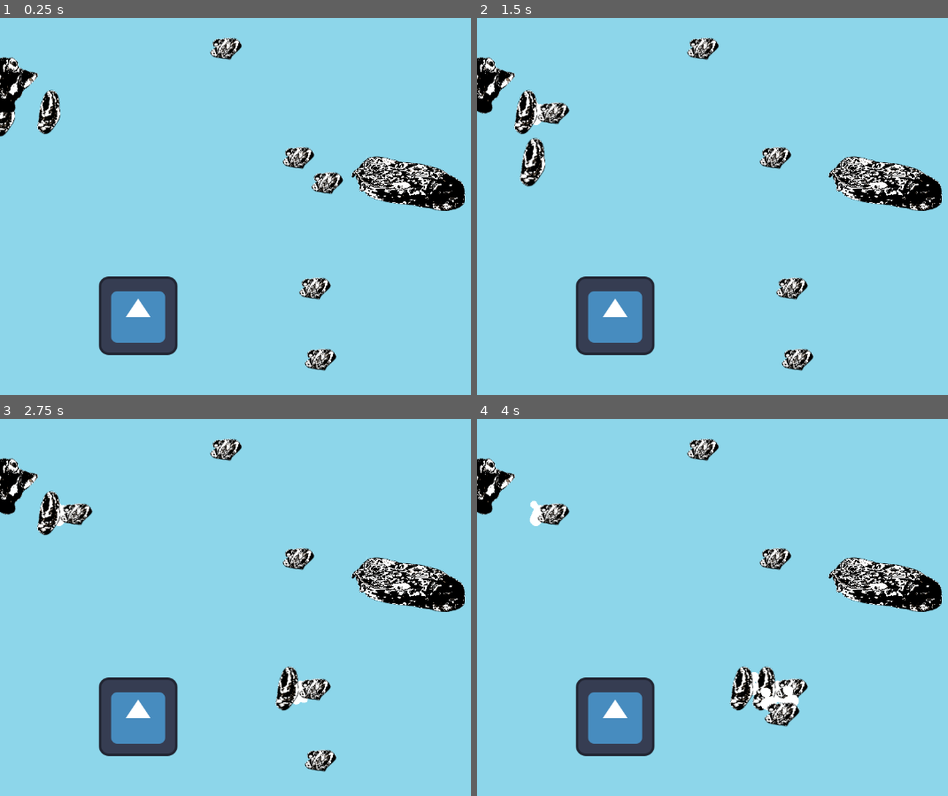
Above: before the commit, frames 1-4 (two rows, left to right).
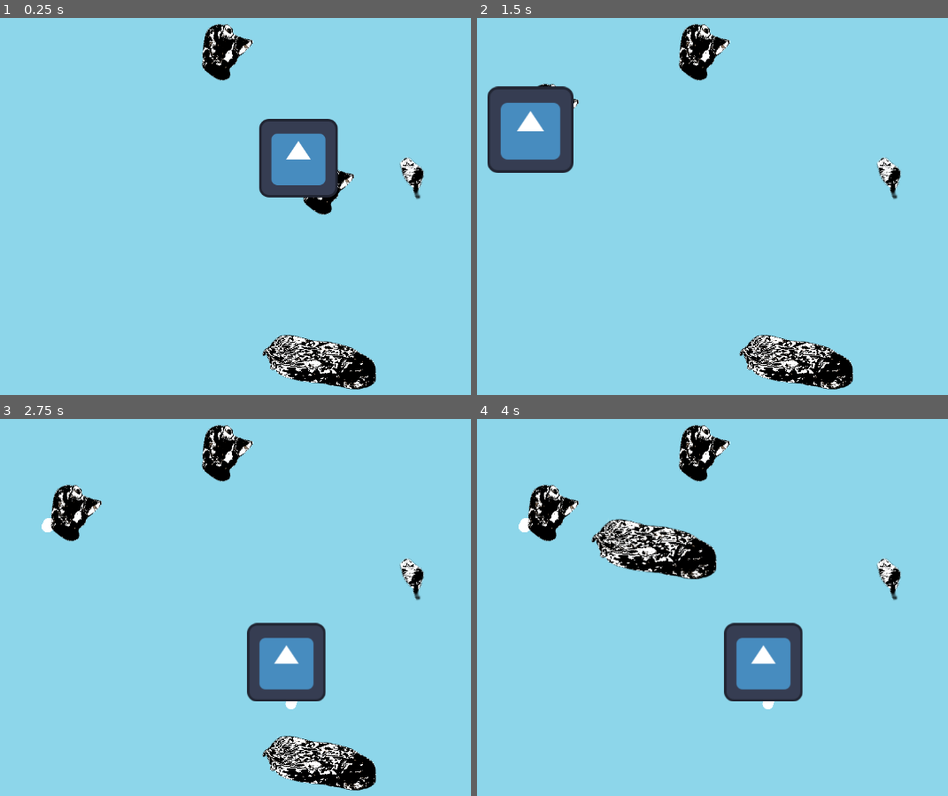
Above: after the commit, the same moments.

Repository: MxAshUp/ssjams23-godot
Game: Godot game, scene res://editor.tscn
Same seed, same stepped clock (60 frames per second), same inputs: the game is played once before the commit and once after it. The project has no main scene, so this scene is started directly. The engine's default icon, where the game draws it, is replaced by a stand-in: a white triangle on a blue panel in a dark square.
Inputs (mouse positions are in pixels of both pictures, inside the frame that each line leads up to):
- Up to frame 1 (0.25 s): no input
- Up to frame 2 (1.5 s): tap Enter at 0.5 s; drag from (801, 183) to (477, 112) at 0.52 s; drag from (477, 112) to (792, 289) at 1.27 s
- Up to frame 3 (2.75 s): tap Left (rotate_ccw) at 2.1 s; click (315, 690) at 2.17 s
- Up to frame 4 (4 s): tap Space at 2.75 s; drag from (524, 509) to (792, 690) at 2.77 s; drag from (797, 762) to (703, 449) at 3.52 s

The runs differ from the first frame. In frame 1, 15% of the frame differs, in the area x 0-99%, y 1-99%; in frame 2, 15%; in frame 3, 15%; in frame 4, 16%, in the area x 0-99%, y 1-90%.

Commit message:
new junk!

Diff:
--- a/all_junk.tscn
+++ b/all_junk.tscn
@@ -1,8 +1,10 @@
-[gd_scene load_steps=4 format=3 uid="uid://40b620mv4mcu"]
+[gd_scene load_steps=6 format=3 uid="uid://40b620mv4mcu"]
 
 [ext_resource type="Texture2D" uid="uid://cmumrd5pwhd6g" path="res://icon.svg" id="1_jlgyq"]
 [ext_resource type="Script" path="res://all_junk.gd" id="1_w4rqf"]
 [ext_resource type="Texture2D" uid="uid://c23t6f70hjojw" path="res://weird-wprites.png" id="2_a6e26"]
+[ext_resource type="Texture2D" uid="uid://dtuio8gne8akh" path="res://led.png" id="4_toa6f"]
+[ext_resource type="Texture2D" uid="uid://cqrcc4ke28tx0" path="res://DSC00476-removebg-preview.png" id="5_vfho0"]
 
 [node name="all_junk" type="Node2D"]
 script = ExtResource("1_w4rqf")
@@ -50,3 +52,115 @@
 
 [node name="CollisionPolygon2D" type="CollisionPolygon2D" parent="Weird-wprites4"]
 polygon = PackedVector2Array(6, 51, 10, 27, 48, -13, 15, -23, 4, -41, -19, -39, -38, -22, -38, 4, -42, 27, -21, 45)
+
+[node name="Led" type="Sprite2D" parent="."]
+position = Vector2(487, 505)
+texture = ExtResource("4_toa6f")
+region_enabled = true
+region_rect = Rect2(268, 74, 50, 105)
+
+[node name="CollisionPolygon2D" type="CollisionPolygon2D" parent="Led"]
+polygon = PackedVector2Array(2, -48, 13, -37, 7, -29, 11, 13, 3, 11, 3, 39, -2, 40, -3, 16, -11, 10, -12, -28, -16, -35)
+
+[node name="Led2" type="Sprite2D" parent="."]
+position = Vector2(671, 336)
+texture = ExtResource("4_toa6f")
+region_enabled = true
+region_rect = Rect2(144, 67, 108, 96)
+
+[node name="CollisionPolygon2D" type="CollisionPolygon2D" parent="Led2"]
+polygon = PackedVector2Array(39, 38, 51, -9, 29, -33, -6, -43, -30, -11, -45, 4, -41, 34)
+
+[node name="Led3" type="Sprite2D" parent="."]
+position = Vector2(846, 427)
+texture = ExtResource("4_toa6f")
+region_enabled = true
+region_rect = Rect2(42.5, 64.9, 100.1, 135.3)
+
+[node name="CollisionPolygon2D" type="CollisionPolygon2D" parent="Led3"]
+polygon = PackedVector2Array(-21, 63, 28, 62, 40, 51, 1, 47, 4, 27, 4, 9, 4, -29, 1, -56, -8, -58, -15, -53, -18, -42, -17, 3, -12, 27, -24, 49)
+
+[node name="Led4" type="Sprite2D" parent="."]
+position = Vector2(654, 97)
+texture = ExtResource("4_toa6f")
+region_enabled = true
+region_rect = Rect2(338.59, 42.483, 129.47, 140.36)
+
+[node name="CollisionPolygon2D" type="CollisionPolygon2D" parent="Led4"]
+polygon = PackedVector2Array(-16, 1, -23, 1, -50, -49, -42, -67, -30, -62, -13, -25, -6, -38, 6, -38, 4, -32, 24, -33, 24, -30, 31, -31, 36, -27, 38, -25, 44, -24, 49, -19, 49, -16, 44, -11, 40, -10, 39, -12, 19, 6, 14, 12, 14, 20, 10, 34, 10, 37, 12, 40, 11, 46, 2, 52, -9, 53, -10, 45, -14, 52, -29, 55, -42, 56, -45, 53, -45, 48, -40, 43, -32, 40, -28, 30, -27, 17, -21, 4, -17, 4)
+
+[node name="Led5" type="Sprite2D" parent="."]
+position = Vector2(513, 212)
+texture = ExtResource("4_toa6f")
+region_enabled = true
+region_rect = Rect2(61.9126, 221.587, 106.879, 144.946)
+
+[node name="CollisionPolygon2D" type="CollisionPolygon2D" parent="Led5"]
+position = Vector2(5, 0)
+polygon = PackedVector2Array(-29, -19, -34, -56, -33, -59, -27, -57, -20, -58, -11, -64, -8, -64, -1, -70, 4, -65, 4, -62, 9, -58, 11, -38, 8, -33, 11, -29, 12, -21, 11, -14, 12, -10, 10, -4, 15, 0, 14, -9, 16, -21, 23, -27, 26, -27, 30, -19, 29, -2, 26, 1, 25, 11, 20, 14, 20, 25, 21, 39, 21, 50, 23, 62, 16, 65, 12, 70, 10, 72, -3, 69, -4, 62, -16, 58, -28, 57, -32, 36, -28, 22, -26, 2, -41, -7, -46, -13, -52, -15, -52, -19, -41, -20, -31, -16)
+
+[node name="Led6" type="Sprite2D" parent="."]
+position = Vector2(887, 258)
+texture = ExtResource("4_toa6f")
+region_enabled = true
+region_rect = Rect2(221.38, 203.369, 172.764, 165.443)
+
+[node name="CollisionPolygon2D" type="CollisionPolygon2D" parent="Led6"]
+polygon = PackedVector2Array(-2, -78, 16, -78, 32, -71, 46, -56, 58, -35, 60, -19, 67, -2, 75, -2, 76, 6, 83, 18, 86, 25, 86, 58, 79, 61, 69, 71, 60, 73, 51, 71, 38, 62, 26, 46, 22, 32, 20, 20, 28, -8, 25, -16, 27, -22, 36, -19, 41, -20, 27, -41, 1, -47, -19, -35, -33, -25, -41, -11, -23, -25, -12, -25, -5, -15, -6, -9, -16, 8, -12, 47, -6, 63, -10, 73, -27, 82, -36, 81, -67, 50, -77, 23, -60, -39, -28, -65, -21, -68)
+
+[node name="Led7" type="Sprite2D" parent="."]
+position = Vector2(290, 313)
+texture = ExtResource("4_toa6f")
+region_enabled = true
+region_rect = Rect2(39.5564, 372.207, 141.725, 185.209)
+
+[node name="CollisionPolygon2D" type="CollisionPolygon2D" parent="Led7"]
+polygon = PackedVector2Array(14, -25, -5, -44, -18, -40, -26, -33, -28, -12, -23, -6, -27, -8, -32, -3, -36, 9, -40, 34, -43, 57, -43, 70, -39, 75, -31, 77, -5, 78, 10, 75, 19, 72, 24, 62, 27, 52, 21, 19, 20, -2, 27, -4, 33, -8, 45, -21, 57, -38, 56, -43, 50, -43, 44, -40, 38, -38, 38, -54, 33, -64, 20, -71, 9, -68, 6, -60, 7, -53, 13, -50, 15, -52, 16, -56, 19, -56, 22, -52)
+
+[node name="Led8" type="Sprite2D" parent="."]
+position = Vector2(635, 491)
+texture = ExtResource("4_toa6f")
+region_enabled = true
+region_rect = Rect2(218.013, 401.462, 112.736, 119.178)
+
+[node name="CollisionPolygon2D" type="CollisionPolygon2D" parent="Led8"]
+position = Vector2(-62.1563, 340.031)
+scale = Vector2(8.3125, 6.8125)
+polygon = PackedVector2Array(1.82331, -50.2064, 2.54511, -52.555, 3.02631, -52.9954, 2.90601, -53.289, 3.62782, -54.0229, 4.46992, -54.7569, 4.95113, -55.9312, 5.43233, -56.2248, 5.91354, -55.6376, 5.79324, -55.0505, 5.91354, -55.6376, 5.79324, -55.1973, 6.39474, -54.9037, 6.75564, -54.3165, 8.07895, -54.1697, 8.92105, -53.7294, 9.52255, -55.0505, 11.3271, -56.2248, 12.6504, -56.078, 13.1316, -54.9037, 13.1316, -52.555, 12.891, -51.5275, 12.2895, -50.9404, 11.5677, -50.6468, 11.5677, -48.7385, 11.0865, -45.9495, 10.0038, -43.7477, 8.80075, -42.2798, 7.59775, -41.3991, 5.79324, -41.5459, 4.22932, -42.133, 2.54511, -43.6009, 1.70301, -45.5092, 1.5827, -47.711)
+
+[node name="Dsc00476-removebg-preview" type="Sprite2D" parent="."]
+position = Vector2(350, 487)
+texture = ExtResource("5_vfho0")
+region_enabled = true
+region_rect = Rect2(370.042, 52.217, 141.725, 125.62)
+
+[node name="CollisionPolygon2D" type="CollisionPolygon2D" parent="Dsc00476-removebg-preview"]
+position = Vector2(0, -2)
+polygon = PackedVector2Array(48, 57, 50, 39, 43, 23, 34, 27, 24, 29, -15, 5, -22, 9, -28, -1, -25, -8, -54, -14, -56, -26, -25, -14, -14, -30, -40, -48, -40, -52, -8, -38, 4, -42, 14, -33, 10, -27, 33, -6, 46, -3, 43, 7, 59, 40, 58, 57)
+
+[node name="Dsc00476-removebg-preview2" type="Sprite2D" parent="."]
+position = Vector2(842, 80)
+texture = ExtResource("5_vfho0")
+region_enabled = true
+region_rect = Rect2(176.781, 13.5648, 143.335, 152.998)
+
+[node name="CollisionPolygon2D" type="CollisionPolygon2D" parent="Dsc00476-removebg-preview2"]
+polygon = PackedVector2Array(27, 56, 41, 63, 54, 55, 71, -39, 2, -69, -18, -64, -55, -38, -61, 17, -40, 54, -7, 72, 12, 74)
+
+[node name="Dsc00476-removebg-preview3" type="Sprite2D" parent="."]
+position = Vector2(938, 452)
+texture = ExtResource("5_vfho0")
+region_enabled = true
+region_rect = Rect2(381.316, 218.1, 86.9675, 141.725)
+
+[node name="CollisionPolygon2D" type="CollisionPolygon2D" parent="Dsc00476-removebg-preview3"]
+polygon = PackedVector2Array(-15, -32, -2, -39, 23, -13, 17, 24, 9, 27)
+
+[node name="Dsc00476-removebg-preview4" type="Sprite2D" parent="."]
+position = Vector2(202, 510)
+texture = ExtResource("5_vfho0")
+region_enabled = true
+region_rect = Rect2(200.938, 213.268, 119.178, 95.0201)
+
+[node name="CollisionPolygon2D" type="CollisionPolygon2D" parent="Dsc00476-removebg-preview4"]
+polygon = PackedVector2Array(-46, 30, -55, -6, -4, -28, 45, -21, 51, 11)
Binary file added: DSC00476-removebg-preview.png
Not shown, added: DSC00476-removebg-preview.png.import
